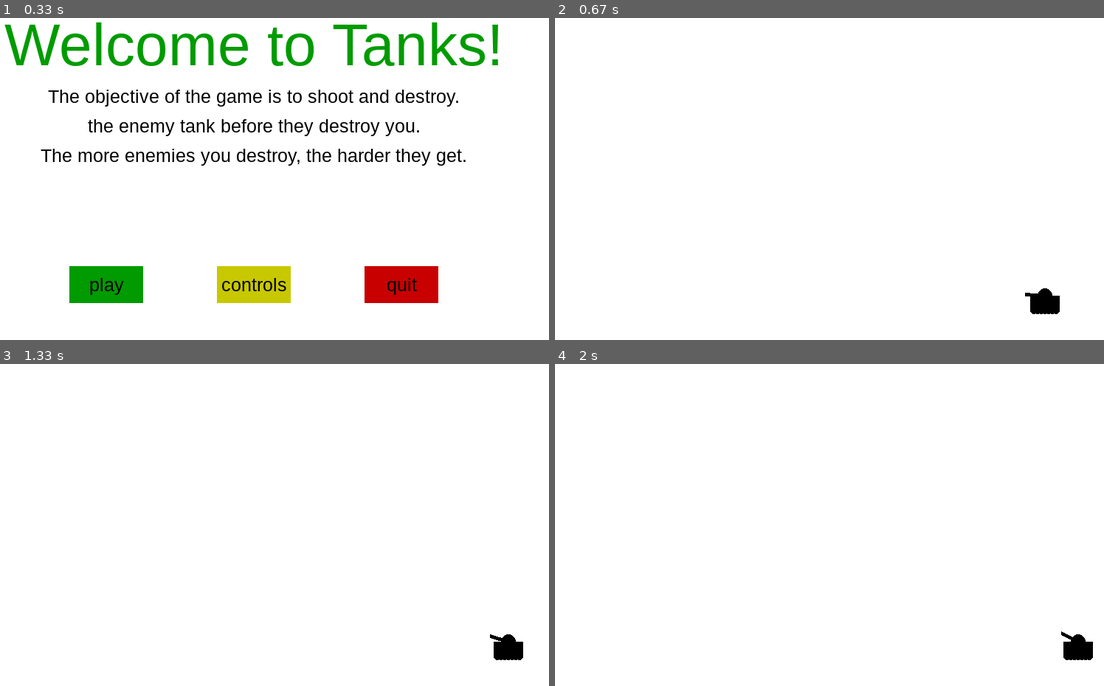
Above: before the commit, frames 1-4 (two rows, left to right).
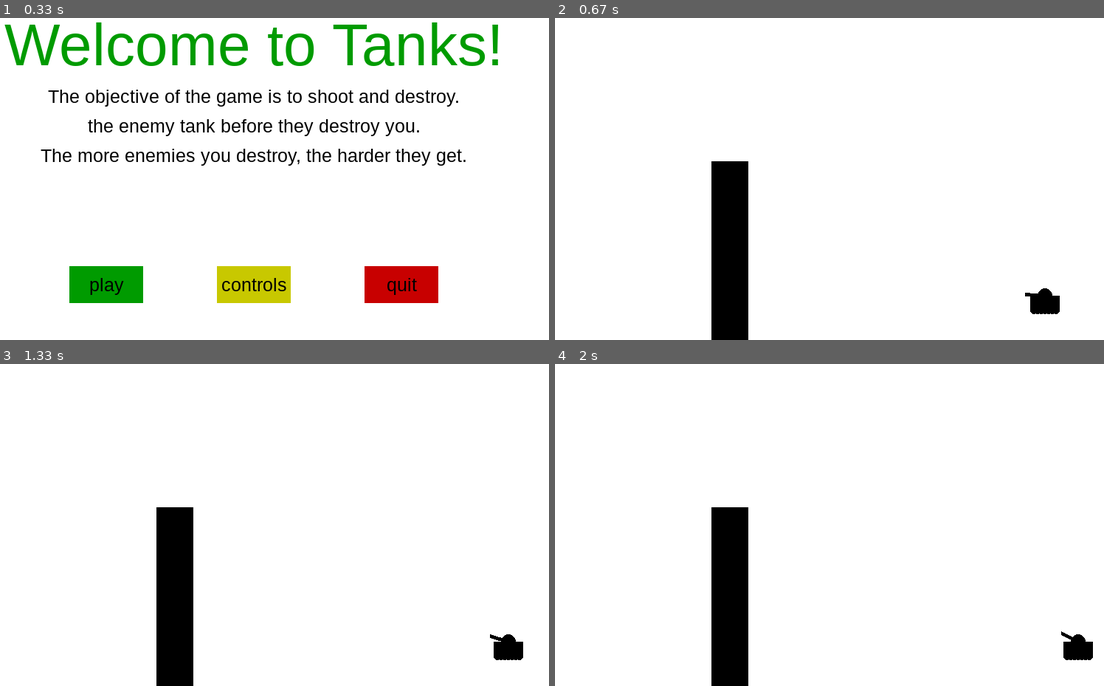
Above: after the commit, the same moments.

Repository: ioarun/pygame-robotics
Game: pygame game, started from tank-game/tank-game.py
Two runs of this game, one before a commit and one after it. Both use one fixed random seed, a clock stepped at 60 frames per second and the inputs below.
Inputs (mouse positions are in pixels of both pictures, inside the frame that each line leads up to):
- Up to frame 1 (0.33 s): no input
- Up to frame 2 (0.67 s): click "play" at 0.42 s
- Up to frame 3 (1.33 s): hold Right 0.67-1.13 s; move the mouse to (258, 492) at 0.7 s; hold Up from 1.17 s (still down)
- Up to frame 4 (2 s): release Up at 1.47 s; hold Right 1.5-1.97 s

Frame 1 is identical in both runs. In frame 2, 3.7% of the frame differs, in the area x 28-36%, y 44-100%; in frame 3, 3.7%; in frame 4, 3.7%.

Commit message:
Add barrier

Diff:
--- a/tank-game/tank-game.py
+++ b/tank-game/tank-game.py
@@ -134,6 +134,10 @@
 		clock.tick(15)
 
 
+
+def barrier(xlocation, randomHeight, barrier_width):
+	pygame.draw.rect(gameDisplay, black,[xlocation, display_height-randomHeight, barrier_width, randomHeight])
+
 def game_intro():
 
 	intro = True
@@ -238,6 +242,11 @@
 
 	currentTurPos = 0
 	changeTur = 0
+
+	xlocation = (display_width/2)+random.randint(-0.2*display_width,0.2*display_width)
+	randomHeight = random.randrange(display_height*0.1, display_height*0.6)
+
+	barrier_width = 50
 
 	while not gameExit:
 
@@ -288,9 +297,18 @@
 
 		currentTurPos += changeTur
 
-		currentTurPos %= 8
+		# current turret possition should be between 0 and 8
+		if currentTurPos > 8:
+			currentTurPos = 8
+		elif currentTurPos < 0:
+			currentTurPos = 0
+
+		if mainTankX - (tankWidth/2)  < xlocation + barrier_width:
+			mainTankX += 5
 
 		tank(mainTankX, mainTankY, currentTurPos)
+
+		barrier(xlocation, randomHeight, barrier_width)
 
 		pygame.display.update()
 
